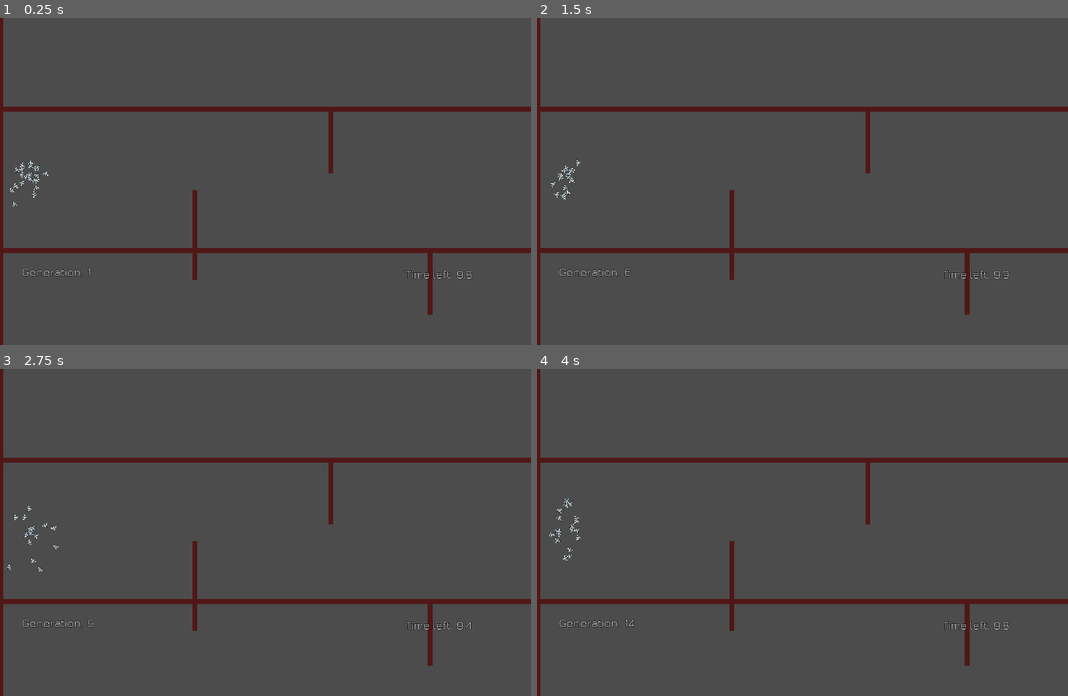
Above: before the commit, frames 1-4 (two rows, left to right).
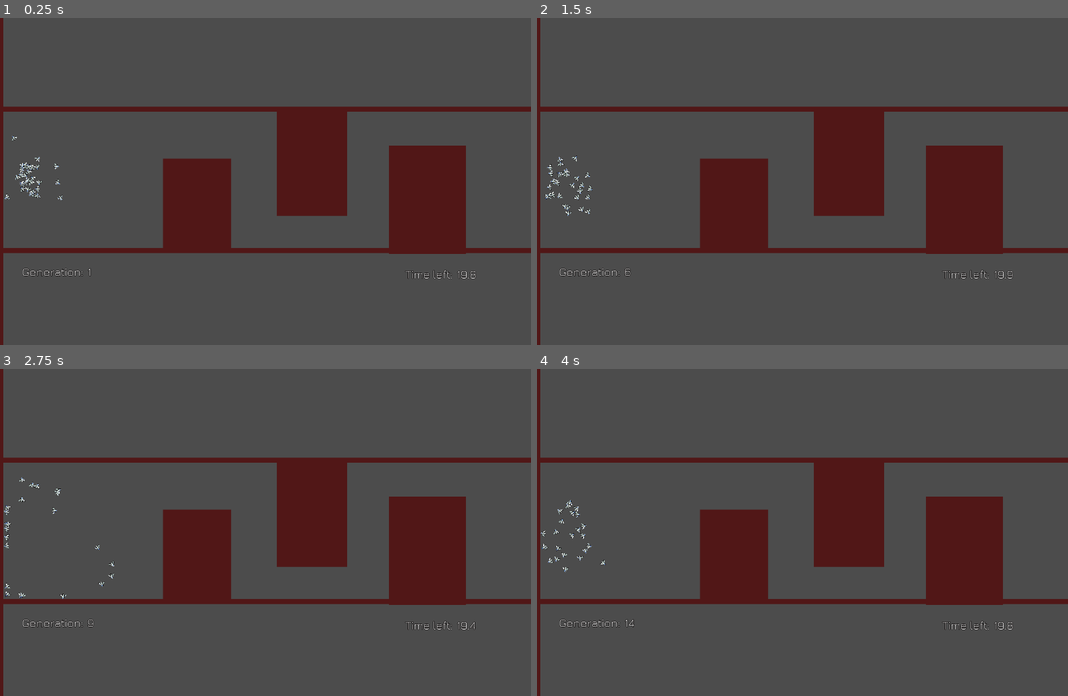
Above: after the commit, the same moments.

Repository: a0x77ry/plasmata
Game: Godot game, scene res://level1.tscn
Same seed, same stepped clock (60 frames per second), same inputs: the game is played once before the commit and once after it.
Inputs:
- Up to frame 1 (0.25 s): no input
- Up to frame 2 (1.5 s): tap Enter (ui_accept) at 0.5, 0.6, 0.77, 1.07, 1.35 s
- Up to frame 3 (2.75 s): tap Enter (ui_accept) at 1.52, 1.82, 2.1 s
- Up to frame 4 (4 s): tap Enter (ui_accept) at 2.85, 3.02, 3.32, 3.6, 3.77 s

The runs differ from the first frame. In frame 1, 13% of the frame differs, in the area x 0-90%, y 28-91%; in frame 2, 13%, in the area x 1-90%, y 28-91%; in frame 3, 13%; in frame 4, 13%.

Commit message:
Easy way to add or remove input nodes

Diff:
--- a/level1.tscn
+++ b/level1.tscn
@@ -17,6 +17,11 @@
 use_filter = true
 font_data = ExtResource( 1 )
 
+[sub_resource type="Curve2D" id=4]
+_data = {
+"points": PoolVector2Array( 0, 0, 0, 0, 61, 253, 0, 0, 0, 0, 352, 375, 0, 0, 0, 0, 346, 158, 0, 0, 0, 0, 620, 160, 0, 0, 0, 0, 628, 400, 0, 0, 0, 0, 898, 393, 0, 0, 0, 0, 895, 138, 0, 0, 0, 0, 1207, 134, 0, 0, 0, 0, 1209, 363, 0, 0, 0, 0, 1287, 359 )
+}
+
 [node name="Level1" type="Node2D" groups=["level"]]
 position = Vector2( 0, 131 )
 script = ExtResource( 3 )
@@ -32,21 +37,21 @@
 collision_layer = 3
 
 [node name="Wall3" parent="." instance=ExtResource( 2 )]
-position = Vector2( 477, 407 )
+position = Vector2( 488, 330 )
 rotation = 1.5708
-scale = Vector2( 6.88, 0.802 )
+scale = Vector2( 6.88, 11.122 )
 collision_layer = 3
 
 [node name="Wall6" parent="." instance=ExtResource( 2 )]
-position = Vector2( 810, 177 )
+position = Vector2( 770, 228 )
 rotation = 1.5708
-scale = Vector2( 4.8, 0.802 )
+scale = Vector2( 8.36, 11.482 )
 collision_layer = 3
 
 [node name="Wall7" parent="." instance=ExtResource( 2 )]
-position = Vector2( 1053, 523 )
+position = Vector2( 1053, 322 )
 rotation = 1.5708
-scale = Vector2( 4.8, 0.802 )
+scale = Vector2( 8.28, 12.602 )
 collision_layer = 3
 
 [node name="Wall4" parent="." instance=ExtResource( 2 )]
@@ -82,7 +87,7 @@
 shape = SubResource( 2 )
 
 [node name="Timer" type="Timer" parent="."]
-wait_time = 10.0
+wait_time = 20.0
 one_shot = true
 autostart = true
 
@@ -136,5 +141,8 @@
 align = 1
 valign = 1
 
+[node name="Path2D" type="Path2D" parent="."]
+curve = SubResource( 4 )
+
 [connection signal="body_entered" from="FinishLine" to="." method="_on_FinishLine_body_entered"]
 [connection signal="timeout" from="Timer" to="." method="_on_Timer_timeout"]
--- a/scripts/agent.gd
+++ b/scripts/agent.gd
@@ -2,35 +2,40 @@
 
 # export (int) var speed = 200
 # export (float) var rotation_speed = 3.0
-export (int) var speed = 50
-export (float) var rotation_speed = 1.0
-export (int) var number_of_hidden_nodes = 10
-export (int) var level_width = 1300
-export (int) var level_height = 350
+export (float) var speed = 70.0
+export (float) var rotation_speed = 1.5
+export (float) var speed_limit = 500.0
+export (float) var rotation_speed_limit = 10.0
+export (int) var number_of_hidden_nodes = 8
+# export (int) var level_width = 1300
+# export (int) var level_height = 350
 
 const NN = preload("res://scripts/neural_network.gd")
 
 onready var ray_forward = get_node("ray_forward")
 onready var ray_f_up = get_node("ray_f_up")
 onready var ray_f_down = get_node("ray_f_down")
+onready var timer = get_parent().get_node("Timer")
+onready var level_width = get_tree().get_root().size.x
+onready var level_height = get_tree().get_root().size.y
 
-var timer: Timer
 var nn_rotation := 0.0
 var nn_speed := 0.0
 var velocity = Vector2()
 var rotation_dir = 0
 var rot
 var nn: NN
-var nn_inputs = [
-  {"name": "rotation"},
-  # {"name": "inverse_rotation"},
-  {"name": "time_since_birth"},
-  {"name": "pos_x"},
-  {"name": "pos_y"},
-  {"name": "ray_f_distance"},
-  {"name": "ray_f_up_distance"},
-  {"name": "ray_f_down_distance"},
+var nn_activated_inputs = [
+  "rotation",
+  "inverse_rotation",
+  "time_since_birth",
+  "pos_x",
+  "pos_y",
+  "ray_f_distance",
+  "ray_f_up_distance",
+  "ray_f_down_distance",
 ]
+var nn_inputs = []
 var nn_outputs = [
   {"name": "go_right"},
   # {"name": "go_left"},
@@ -46,6 +51,8 @@
   rot = 0
   # var number_of_hidden_nodes = ceil((float(nn_inputs.size()) * 2.0) / 3.0) + nn_outputs.size()
   # var number_of_hidden_nodes = 8
+  for input in nn_activated_inputs:
+    nn_inputs.append({"name": input})
 
   if genome.empty():
     var i = 0
@@ -90,7 +97,7 @@
   var newrot = (current_rot if current_rot > 0 else current_rot + TAU) / TAU
   # var newrot = current_rot / PI
   # var newrot = current_rot
-  # var invrot = 1 - newrot
+  var invrot = 1 - newrot
   var time_since_birth = (timer.wait_time - timer.time_left) / timer.wait_time
   var norm_pos_x = global_position.x / level_width
   var norm_pos_y = global_position.y / level_height
@@ -112,12 +119,17 @@
     var ray_length = Vector2.ZERO.distance_to(Vector2(ray_f_down.cast_to.x, ray_f_up.cast_to.y))
     ray_f_down_distance = distance / ray_length
 
-
-  return {"rotation": newrot,
-      # "inverse_rotation": invrot,
+  var inp_dict = {"rotation": newrot,
+      "inverse_rotation": invrot,
       "time_since_birth": time_since_birth, "pos_x": norm_pos_x,
       "pos_y": norm_pos_y, "ray_f_distance": ray_f_distance,
       "ray_f_up_distance": ray_f_up_distance, "ray_f_down_distance": ray_f_down_distance}
+
+  var activated_input_dict := {}
+  for input in nn_activated_inputs:
+    activated_input_dict[input] = inp_dict[input]
+
+  return activated_input_dict
 
 
 func get_nn_controls(_nn: NN, sensor_input: Dictionary):
@@ -127,10 +139,10 @@
   var nn_output = _nn.get_output() # a dict
 
   # nn_rotation = clamp(nn_output["go_right"] - nn_output["go_left"], -4.0, 4.0)
-  nn_rotation = clamp(nn_output["go_right"], -8.0, 8.0)
+  nn_rotation = clamp(nn_output["go_right"], -rotation_speed_limit, rotation_speed_limit)
   # nn_speed = nn_output["go_forward"] - nn_output["go_backward"]
   nn_speed = nn_output["go_forward"]
-  var real_speed = clamp(nn_speed * speed, 0.0, 200.0)
+  var real_speed = clamp(nn_speed * speed, 0.0, speed_limit)
   # var real_speed = 200.0 if nn_speed > 0 else 0.0
   velocity = Vector2(real_speed, 0).rotated(rotation)
 
--- a/scripts/level1.gd
+++ b/scripts/level1.gd
@@ -1,14 +1,15 @@
 extends Node2D
 
-# const NUMBER_OF_SELECTED := 5
-const TARGET_POPULATION := 22
+const TARGET_POPULATION := 32
 
 onready var spawning_area = get_node("SpawningArea")
 onready var timer = get_node("Timer")
 onready var countdown = get_node("Countdown/Time")
 onready var gen_counter = get_node("GenCounter/GenNumber")
+onready var curve = get_node("Path2D").curve
 
-var number_of_agents = 22
+var number_of_agents = TARGET_POPULATION
+var number_of_extra_agents = 0
 var agents = []
 
 
@@ -30,7 +31,7 @@
 
 func change_generation():
     # var parent_genomes = Main.select_naive(agents)
-    var parent_genomes = Main.select_roulette(agents)
+    var parent_genomes = Main.select_roulette(curve, agents)
     var crossovered_genomes = Main.crossover_sbx(parent_genomes, TARGET_POPULATION)
     Main.genomes = Main.mutate(crossovered_genomes)
     var err = get_tree().change_scene("res://level1.tscn")
@@ -41,13 +42,13 @@
 func generate_population():
   var agent: Node2D
   var area_extents = spawning_area.get_node("CollisionShape2D").shape.extents
-  for i in range(number_of_agents):
+  for i in range(number_of_agents + number_of_extra_agents):
     agent = preload("res://agent.tscn").instance()
     var pos_x = rand_range(spawning_area.get_position().x - area_extents.x,
         spawning_area.get_position().x + area_extents.x)
     var pos_y = rand_range(spawning_area.get_position().y - area_extents.y,
         spawning_area.get_position().y + area_extents.y)
-    if !Main.genomes.empty():
+    if !Main.genomes.empty() && i < number_of_agents:
       agent.set_genome(Main.genomes[i])
     agent.set_position(Vector2(pos_x, pos_y))
     # agent.rotation = Main.init_rot
--- a/scripts/main.gd
+++ b/scripts/main.gd
@@ -2,7 +2,7 @@
 
 const NUMBER_OF_SELECTED := 10
 const MUTATION_RATE = 0.1
-const MUTATION_STANDARD_DEVIATION = 2.0
+const MUTATION_STANDARD_DEVIATION = 1.0
 const EXPECTED_MUTATED_GENES = 3.0
 const DEVIATION_FROM_PARENTS = 0.1
 
@@ -23,18 +23,21 @@
   return _genomes
 
 
-func select_roulette(agents):
+func select_roulette(curve, agents):
   var random = RandomNumberGenerator.new()
   random.randomize()
   var total_distance := 0.0
   var _genomes = []
+
+  var offset = 0.0
   for agent in agents:
-    total_distance += pow(agent.position.x, 2.0)
-    # total_distance += agent.position.x
+  #   total_distance += pow(agent.global_position.x, 2.0)
+    total_distance += pow(curve.get_closest_offset(agent.position), 2.0)
   while _genomes.size() < ceil(agents.size() / 2.0):
     for agent in agents:
-      # var selection_probability = agent.position.x / total_distance
-      var selection_probability = pow(agent.position.x, 2.0) / total_distance
+      offset = curve.get_closest_offset(agent.position)
+      # var selection_probability = pow(agent.global_position.x, 2.0) / total_distance
+      var selection_probability = pow(offset, 2.0) / total_distance
       if random.randf() < selection_probability:
         _genomes.append(agent.genome.duplicate())
   return _genomes
--- a/scripts/neural_network.gd
+++ b/scripts/neural_network.gd
@@ -110,6 +110,9 @@
   func _sigmoid(val):
     return 1 / (1 + pow(E, -val))
 
+  func _tanh(val):
+    return (2.0 / (1.0 + pow(E, -2.0 * val))) - 1.0
+
 
 
 class InputNode:
Not shown: 1 places in level1.tscn that only renumber resources
